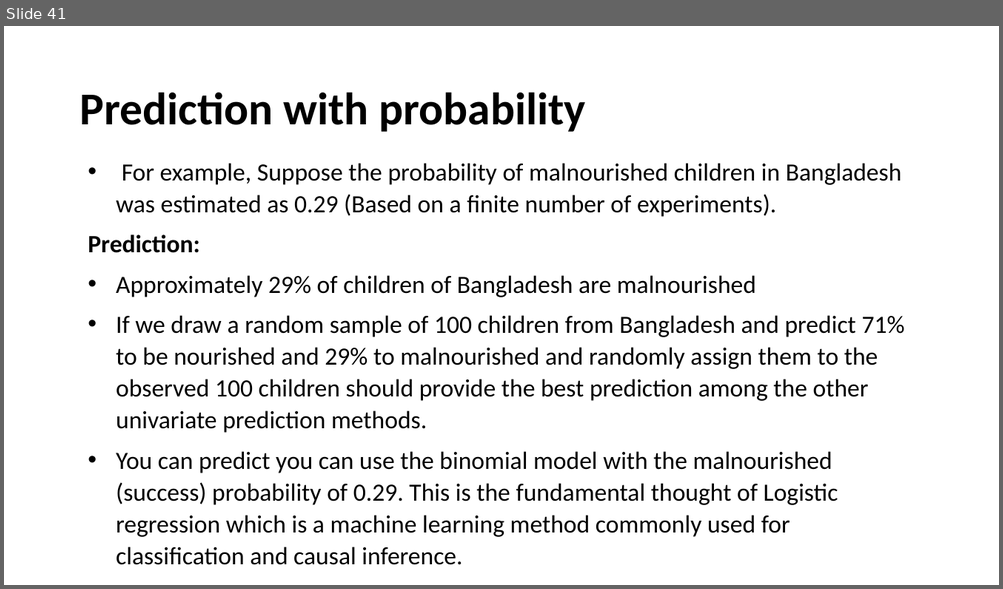
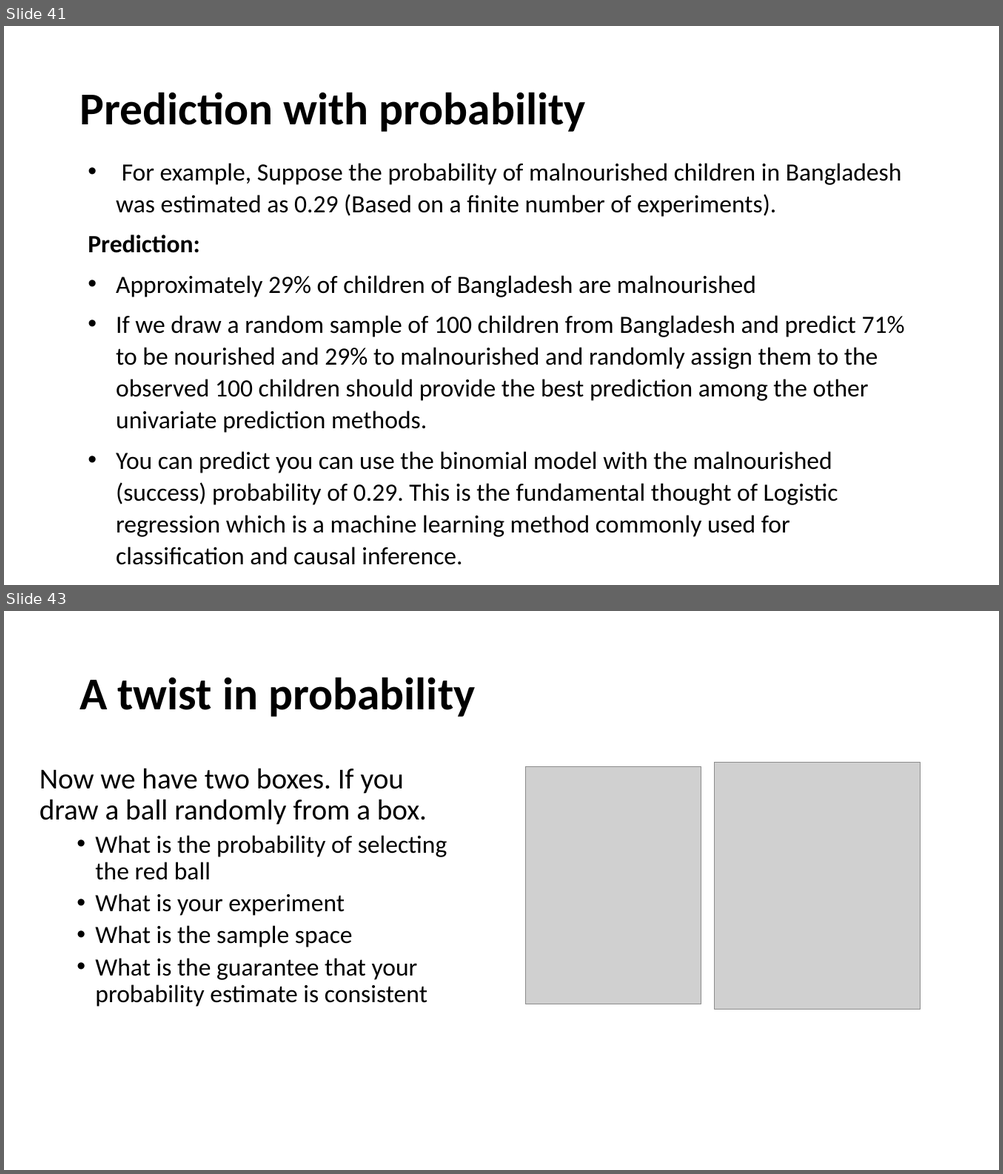
Before and after one commit to yushuf/TeamBeta, a slide deck: Presentation.pptx. Shown one above the other, each under a label of ours: slide 41 before the commit, slides 41 and 43 after it; the slides between them are not shown. The pictures are 1003x589 and 1003x1174 pixels, drawn with LibreOffice and Linux fonts; fonts in the diff are those of the drawing; grey boxes stand for pictures. Boxes give left, top, right and bottom in pixels: in the first picture for what was removed or moved away, otherwise in the second. Text is boxed around its words. In the diff, an @@ line names an element or a change of style, - is before the commit and + after.

```diff
--- a/Presentation.pptx
+++ b/Presentation.pptx
@@ slide 43 added at <box>4,611,999,1170</box>, background #FFFFFF @@
@@ title added at <box>79,677,475,717</box>, 44 pt, text #000000, bold @@
+A twist in probability
@@ picture added at <box>714,763,920,1009</box> @@
@@ text added at <box>40,768,447,1007</box>, 24 pt, text #000000 @@
+Now we have two boxes. If you draw a ball randomly from a box.
+  • What is the probability of selecting the red ball
+  • What is your experiment
+  • What is the sample space
+  • What is the guarantee that your probability estimate is consistent
@@ picture added at <box>525,767,700,1005</box> @@
```
Also in this commit, not shown: 1 slide changed, 2 other slides added.
